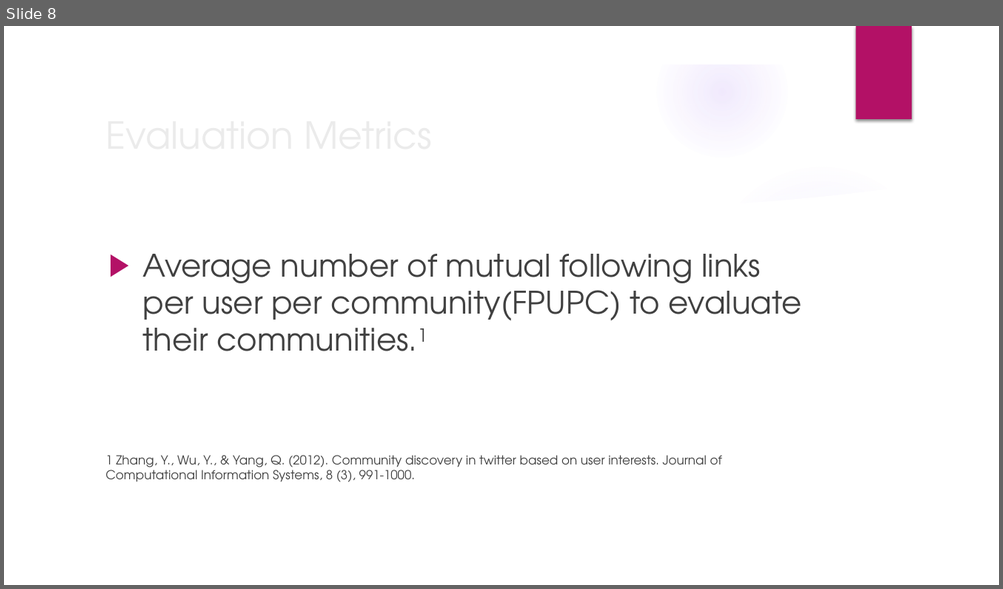
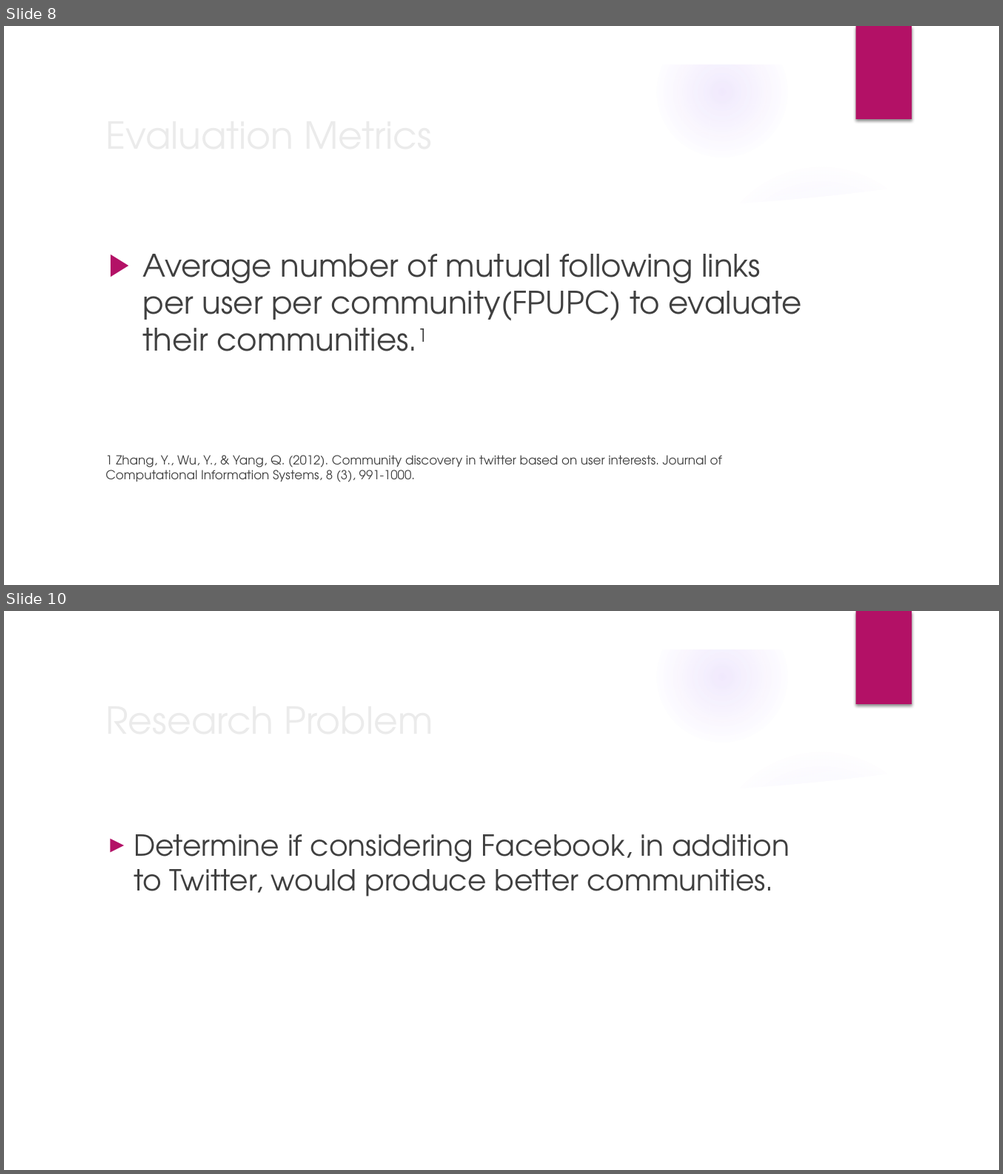
Before and after one commit to JNM-2T17/STMETRE, a slide deck: STMETRE_FernandezPobleteSanPedroTan_Presentation_v4.pptx. Shown one above the other, each under a label of ours: slide 8 before the commit, slides 8 and 10 after it; the slides between them are not shown. The pictures are 1003x589 and 1003x1174 pixels, drawn with LibreOffice and Linux fonts; fonts in the diff are those of the drawing; background and template pictures are left out. Boxes give left, top, right and bottom in pixels: in the first picture for what was removed or moved away, otherwise in the second. Text is boxed around its words. In the diff, an @@ line names an element or a change of style, - is before the commit and + after.

```diff
--- a/STMETRE_FernandezPobleteSanPedroTan_Presentation_v4.pptx
+++ b/STMETRE_FernandezPobleteSanPedroTan_Presentation_v4.pptx
@@ slide 10 added at [4,611,999,1170], background picture (left out); not listed: 9 template elements that a slide beside it also shows @@
@@ title added at [98,690,813,748], 36 pt, text #EBEBEB @@
+Research Problem
@@ text added at [134,834,789,897], 28 pt, text #3F3F3F @@
+► Determine if considering Facebook, in addition to Twitter, would produce better communities.
```
Also in this commit, not shown: 4 slides changed, 9 other slides added, 9 other files.
